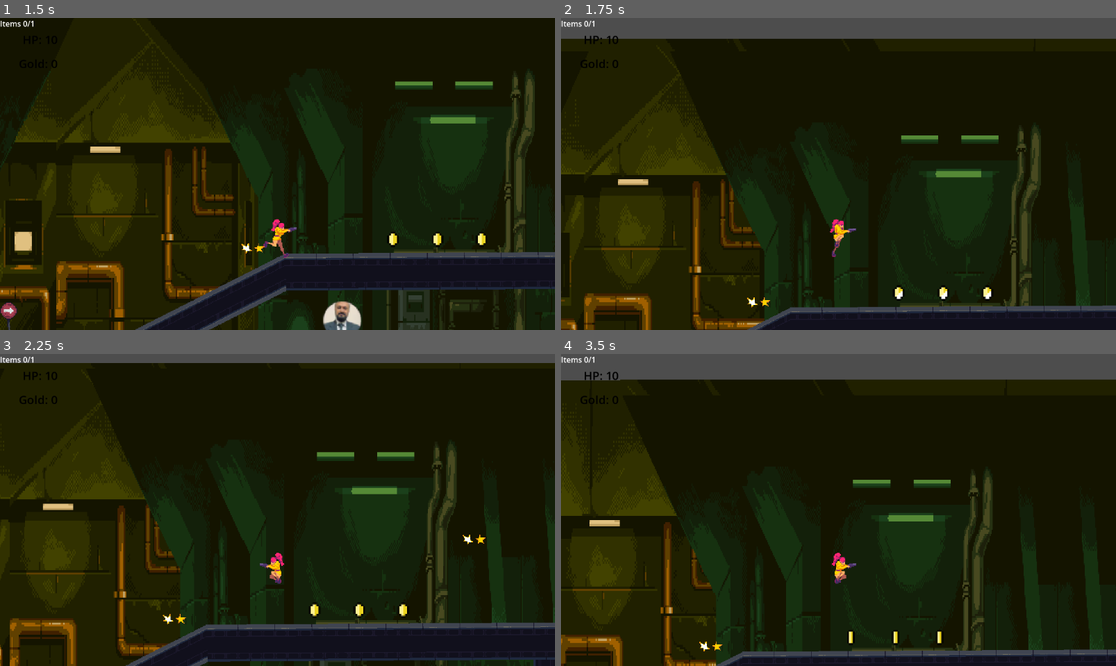
Above: before the commit, frames 1-4 (two rows, left to right).
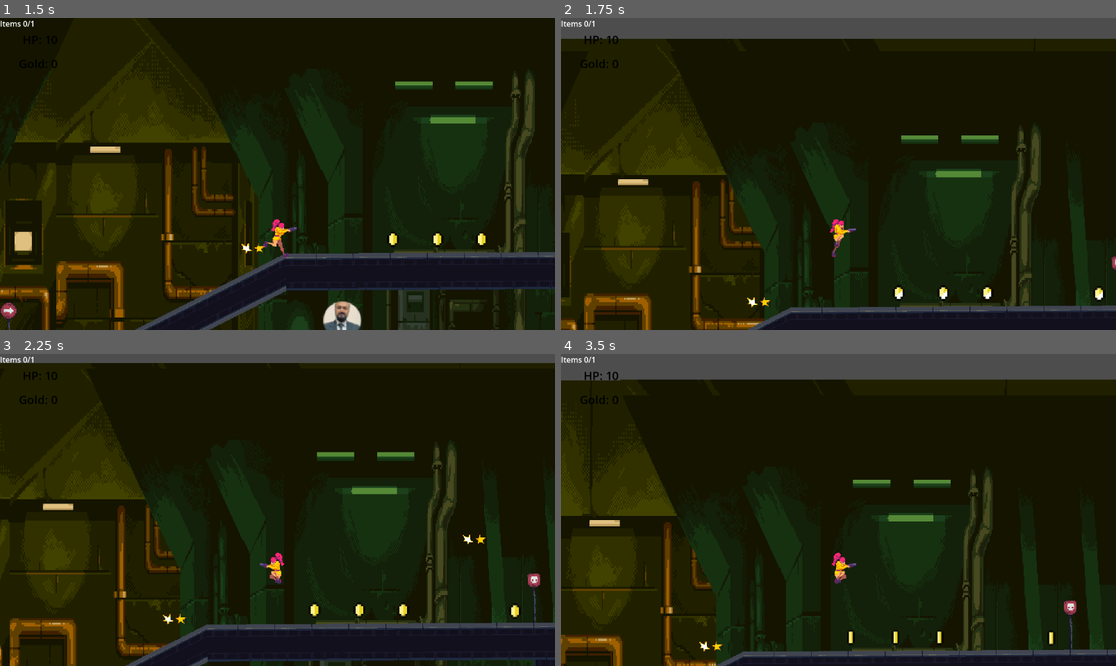
Above: after the commit, the same moments.

Repository: NickYoungren/ChronoQuest
Game: Godot game, scene res://scenes/2floor.tscn
Two runs of this game, one before a commit and one after it. Both use one fixed random seed, a clock stepped at 60 frames per second and the inputs below. This scene is started directly instead of the project's main scene.
Inputs:
- Up to frame 1 (1.5 s): tap Enter (ui_accept) at 0.5, 0.77 s; hold Right (ui_right) from 0.53 s (still down); tap Z (dash) at 0.6 s; tap R (rewind) at 1.35 s
- Up to frame 2 (1.75 s): keep holding Right (ui_right); tap Enter (ui_accept) at 1.52 s
- Up to frame 3 (2.25 s): release Right (ui_right) at 2.03 s; hold Left (ui_left) from 2.03 s (still down); hold S (shoot) from 2.03 s (still down)
- Up to frame 4 (3.5 s): release Left (ui_left) at 2.78 s; release S (shoot) at 2.78 s; hold Right (ui_right) from 2.78 s (still down); tap Z (dash) at 2.85 s; tap Enter (ui_accept) at 3.02 s

Frame 1 is identical in both runs. In frame 2, 0.1% of the frame differs, in the area x 95-100%, y 76-91%; in frame 3, 0.2%, in the area x 91-98%, y 70-87%; in frame 4, 0.2%.

Commit message:
level 3 edits

Diff:
--- a/scenes/2floor.tscn
+++ b/scenes/2floor.tscn
@@ -24,12 +24,18 @@
 func _process(delta):
 	pass
 
+var loss = false
 
 func _on_sensor_body_entered(body):
-	var door = get_node(\"door\")
-	var tween = get_tree().create_tween().set_process_mode(Tween.TWEEN_PROCESS_PHYSICS)
-	tween.set_loops().set_parallel(false)
-	tween.tween_property(door, \"position\", Vector2(0, 0), 0.3) # Replace with function body.
+	if(!loss):
+		var door = get_node(\"door\")
+		var tween = get_tree().create_tween().set_process_mode(Tween.TWEEN_PROCESS_PHYSICS)
+		tween.set_loops().set_parallel(false)
+		tween.tween_property(door, \"position\", Vector2(0, 0), 0.3) # Replace with function body.
+
+
+func _on_sensor_2_body_entered(body):
+	loss = true
 "
 
 [sub_resource type="RectangleShape2D" id="RectangleShape2D_abr2t"]
@@ -603,7 +609,7 @@
 sources/0 = SubResource("TileSetAtlasSource_djl7q")
 
 [sub_resource type="RectangleShape2D" id="RectangleShape2D_6kx7a"]
-size = Vector2(25, 24)
+size = Vector2(17, 23.5)
 
 [sub_resource type="TileSetAtlasSource" id="TileSetAtlasSource_0awwu"]
 texture = ExtResource("1_cjntr")
@@ -1212,7 +1218,14 @@
 position = Vector2(-45, 18)
 
 [node name="CollisionShape2D" type="CollisionShape2D" parent="room/sensor"]
-position = Vector2(417.5, -194)
+position = Vector2(418, -193)
+shape = SubResource("RectangleShape2D_6kx7a")
+
+[node name="sensor2" type="Area2D" parent="room"]
+position = Vector2(-45, 18)
+
+[node name="CollisionShape2D" type="CollisionShape2D" parent="room/sensor2"]
+position = Vector2(4.5, 31.75)
 shape = SubResource("RectangleShape2D_6kx7a")
 
 [node name="TileMap" type="TileMap" parent="."]
@@ -1220,7 +1233,7 @@
 rotation = -0.00590261
 tile_set = SubResource("TileSet_32n8m")
 format = 2
-layer_0/tile_data = PackedInt32Array(786419, 458754, 1342177 …(114033 unchanged characters)… 3, 1966071, 65538, 4, 1769464, 131074, 1)
+layer_0/tile_data = PackedInt32Array(786419, 458754, 1342177 …(114033 unchanged characters)… 3, 1966071, 65538, 4, 1769464, 131074, 1, 1245224, 65538, 2, 1310760, 65538, 3, 1376296, 65538, 4, 1179688, 393218, 1)
 
 [node name="Player" type="Node2D" parent="."]
 
@@ -1317,11 +1330,17 @@
 [node name="CollisionShape2D3" type="CollisionShape2D" parent="StaticBody2D"]
 position = Vector2(535.692, 195.714)
 rotation = 0.458189
-scale = Vector2(1, 1)
 shape = SubResource("RectangleShape2D_cg5qb")
 
 [node name="TimeTree" parent="." instance=ExtResource("10_ndvdf")]
 position = Vector2(930, 268)
 
+[node name="Coin4" parent="." instance=ExtResource("6_44j2w")]
+position = Vector2(1039, 112)
+
+[node name="Coin2" parent="." instance=ExtResource("6_44j2w")]
+position = Vector2(625, 335)
+
 [connection signal="body_entered" from="room/sensor" to="room" method="_on_sensor_body_entered"]
+[connection signal="body_entered" from="room/sensor2" to="room" method="_on_sensor_2_body_entered"]
 [connection signal="body_entered" from="win" to="Player/Player" method="_on_win_body_entered"]
Not shown, changed: savegame.bin
